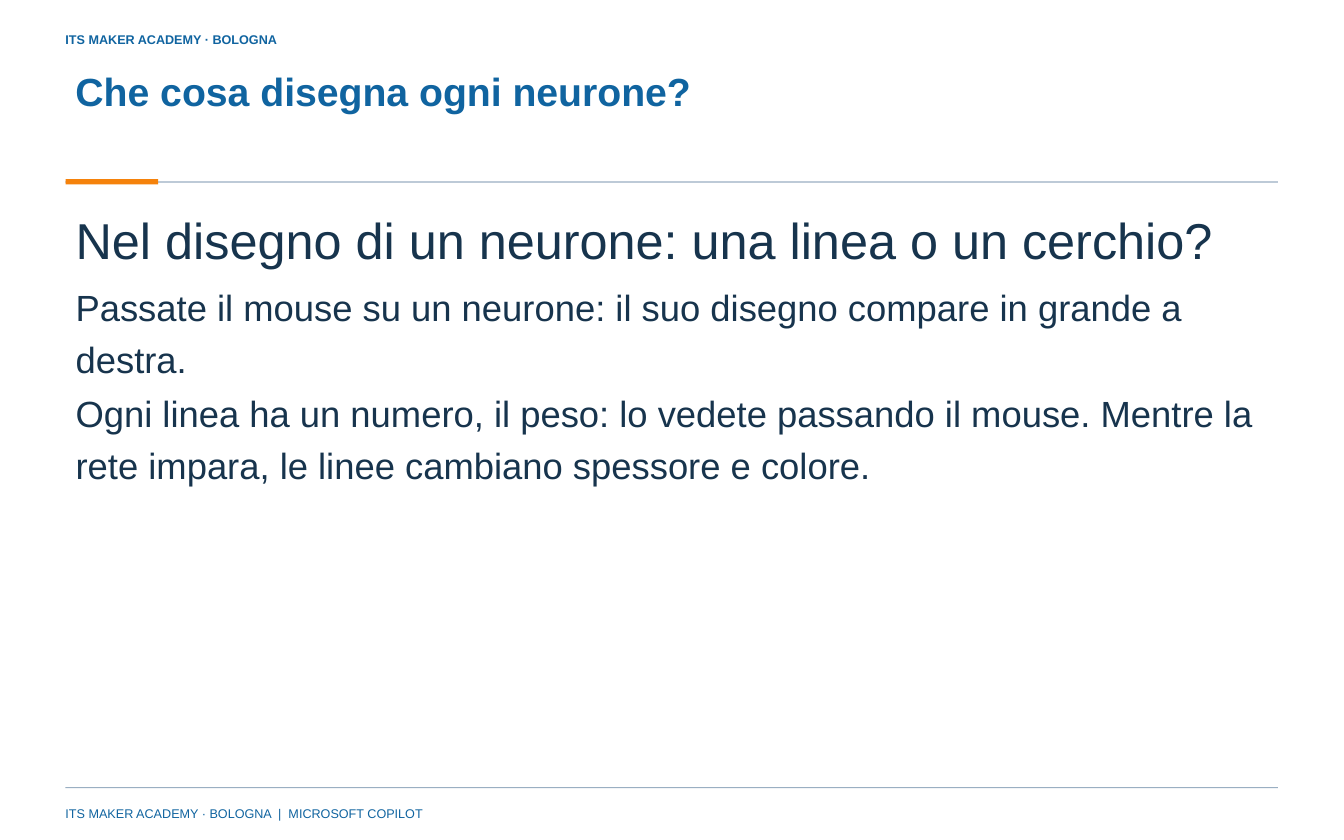
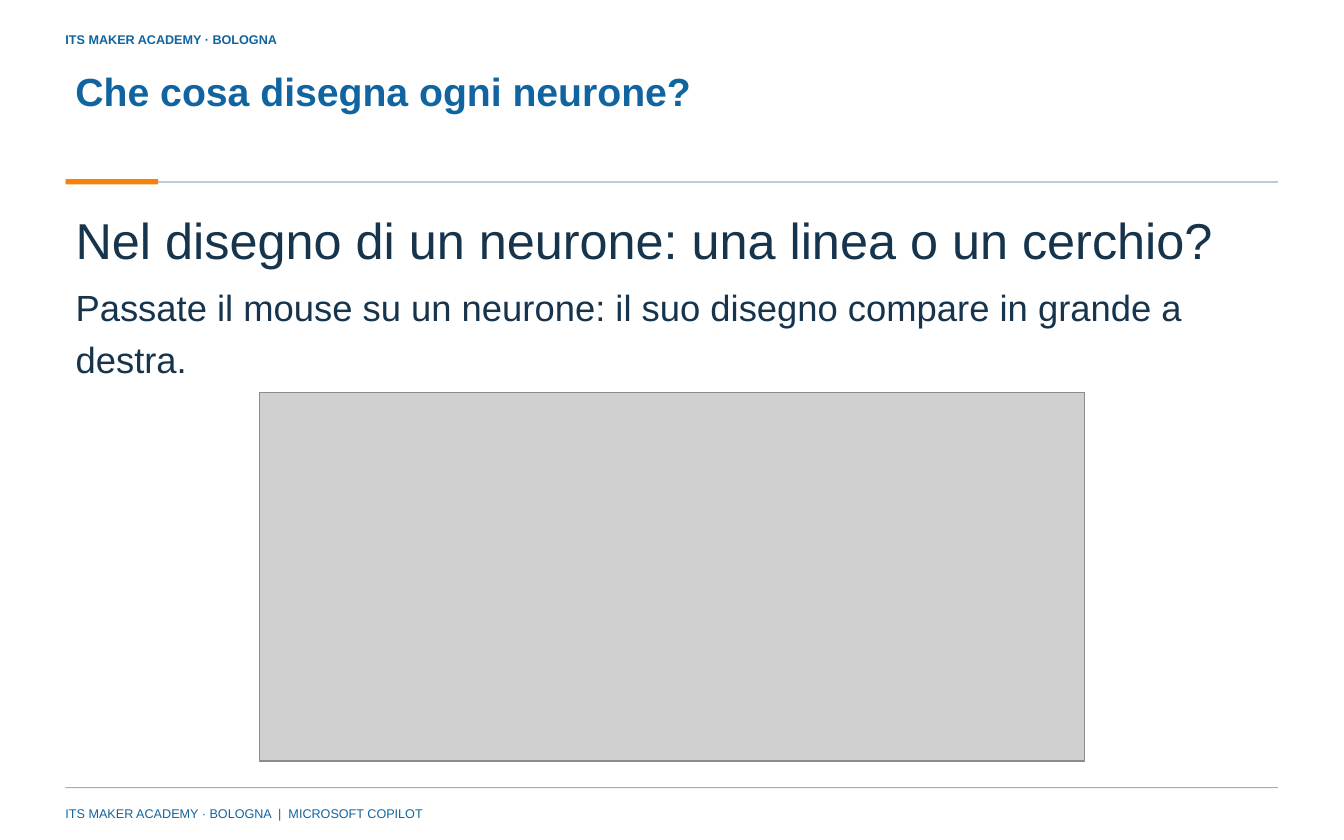
Before and after one commit to franzo9393/ITSCorso_UnslothStudio-Git, a slide deck: slide 12 of lezione 4 - reti neurali e agenti con orchestrazione/Lezione4_Reti_neurali_e_agenti_con_orchestrazione_ITS_MAKER.pptx (slide 8 before the commit). Drawn at 1344x840 pixels with LibreOffice and Linux fonts; fonts in the diff are those of the drawing; grey boxes stand for pictures; background and template pictures are left out. Boxes give left, top, right and bottom in pixels: in the first picture for what was removed or moved away, otherwise in the second. Text is boxed around its words. In the diff, an @@ line names an element or a change of style, - is before the commit and + after.

Commit message:
Lezione 4: slide 1-17 riscritte con schermate dei siti, quadro d'insieme e previsioni (47 slide); regole sulle schermate in AGENTS.md

```diff
--- a/lezione 4 - reti neurali e agenti con orchestrazione/Lezione4_Reti_neurali_e_agenti_con_orchestrazione_ITS_MAKER.pptx
+++ b/lezione 4 - reti neurali e agenti con orchestrazione/Lezione4_Reti_neurali_e_agenti_con_orchestrazione_ITS_MAKER.pptx
@@ text removed at (x1=76, y1=400, x2=1252, y2=487) @@
-Ogni linea ha un numero, il peso: lo vedete passando il mouse. Mentre la rete impara, le linee cambiano spessore e colore.
@@ picture added at (x1=259, y1=392, x2=1085, y2=761) @@
```
Also in this commit, not shown: 6 other slides changed, 7 slides added, 1 slide removed, 29 other files.
